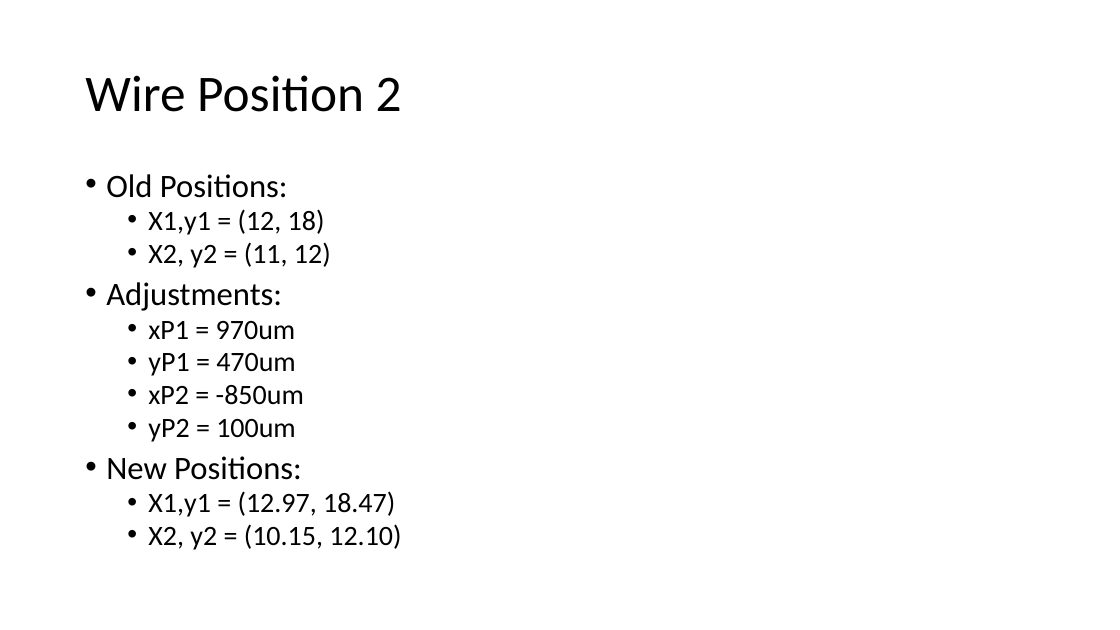
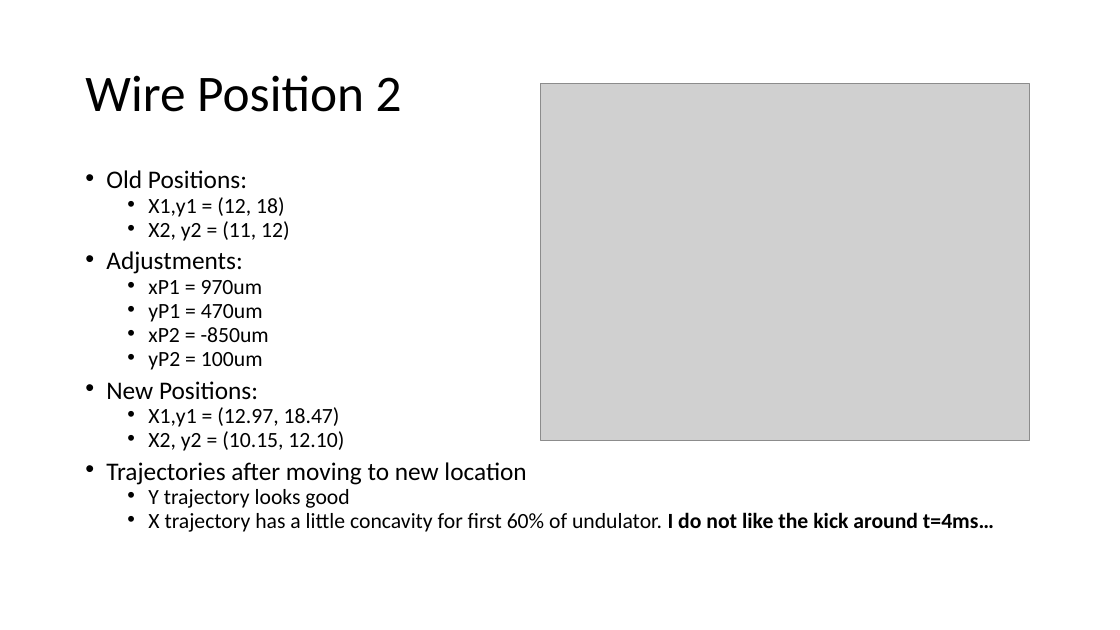
Before and after one commit to afisher000/Pulsed-Wire, a slide deck: slide 7 of Undulator 1 Pulsed-Wire Alignment Dec. 2022.pptx. Drawn at 1120x630 pixels with LibreOffice and Linux fonts; fonts in the diff are those of the drawing; grey boxes stand for pictures. Boxes give left, top, right and bottom in pixels: in the first picture for what was removed or moved away, otherwise in the second. Text is boxed around its words. In the diff, an @@ line names an element or a change of style, - is before the commit and + after.

```diff
--- a/Undulator 1 Pulsed-Wire Alignment Dec. 2022.pptx
+++ b/Undulator 1 Pulsed-Wire Alignment Dec. 2022.pptx
@@ picture added at <box>541,83,1029,440</box> @@
@@ text at <box>106,170,344,451</box>: size 28 to 21.7 pt in "Old Positions:", "Adjustments:", "New Positions:"; size 24 to 18.6 pt in "X1,y1 = (12, 18)", "X2, y2 = (11, 12)", "xP1 = 970um", "yP1 = 470um" and 4 more places; line spacing 0.8 to 0.7 @@
@@ text at <box>106,462,994,532</box>: paragraphs added @@
+• Trajectories after moving to new location
+  • Y trajectory looks good
+  • X trajectory has a little concavity for first 60% of undulator. I do not like the kick around t=4ms…
```
Also in this commit, not shown: 1 other slide changed, 2 slides added, 6 other files.
